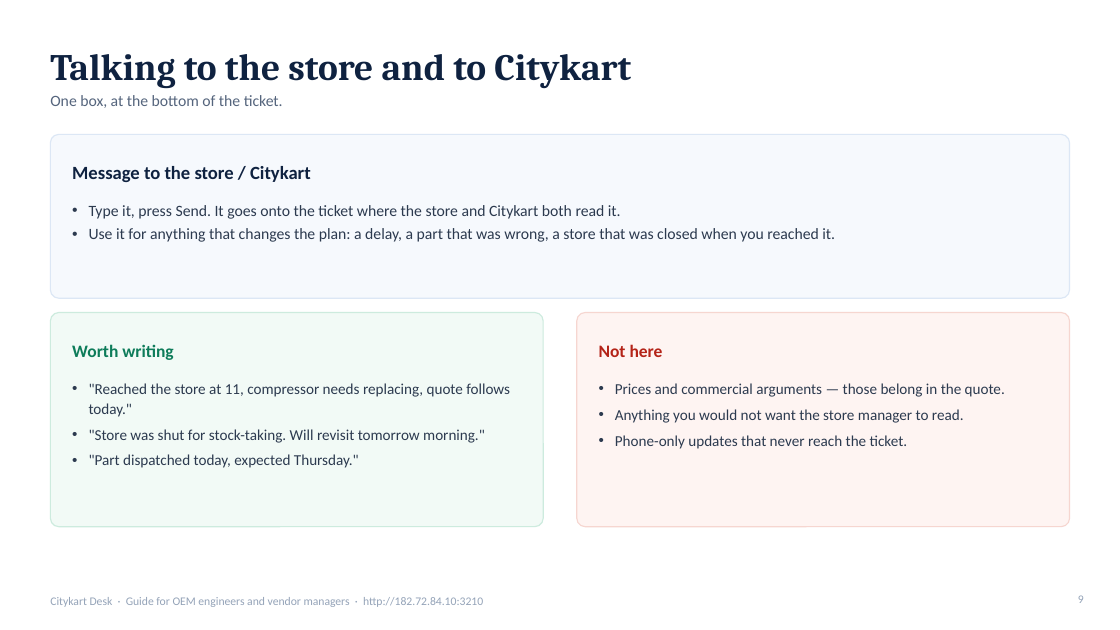
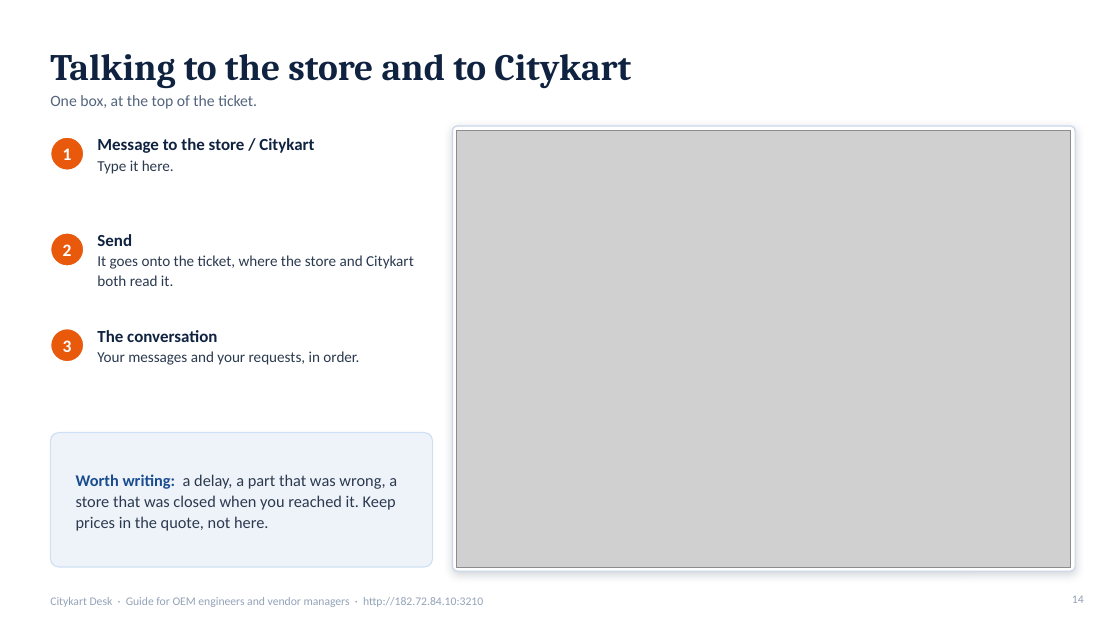
Before and after one commit to kumarsuraj84/Citykartdesk, a slide deck: slide 14 of docs/guides/CKDesk-Guide-for-Vendors.pptx (slide 9 before the commit). Drawn at 1120x630 pixels with LibreOffice and Linux fonts; fonts in the diff are those of the drawing; grey boxes stand for pictures. Boxes give left, top, right and bottom in pixels: in the first picture for what was removed or moved away, otherwise in the second. Text is boxed around its words. In the diff, an @@ line names an element or a change of style, - is before the commit and + after.

```diff
--- a/docs/guides/CKDesk-Guide-for-Vendors.pptx
+++ b/docs/guides/CKDesk-Guide-for-Vendors.pptx
@@ text at (x1=50, y1=95, x2=257, y2=109): text changed @@
-One box, at the bottom of the ticket.
+One box, at the top of the ticket.
@@ rounded rectangle removed at (x1=50, y1=134, x2=1070, y2=298) @@
@@ ellipse added at (x1=50, y1=137, x2=84, y2=171), fill #E8590C, outline #FFFFFF 1.5 pt @@
@@ text added at (x1=63, y1=148, x2=72, y2=160), 15 pt, text #FFFFFF, bold @@
+1
@@ text at (x1=97, y1=138, x2=314, y2=153): size 16 to 14.5 pt in "Message to the store / Citykart"; line spacing 1 to 17pt @@
@@ text "Message to the store / ..." moved from (x1=72, y1=166, x2=311, y2=182) to (x1=97, y1=138, x2=314, y2=174) @@
@@ text "Message to the store / ..." at (x1=97, y1=138, x2=314, y2=174): vertical alignment middle to top @@
@@ rounded rectangle added at (x1=453, y1=126, x2=1075, y2=571), fill #FFFFFF, outline #C9D6E8 1 pt @@
@@ picture added at (x1=457, y1=130, x2=1071, y2=567) @@
@@ text at (x1=97, y1=160, x2=174, y2=174): paragraph added @@
+Type it here.
@@ text removed at (x1=89, y1=205, x2=835, y2=242) @@
-• Type it, press Send. It goes onto the ticket where the store and Citykart both read it.
-• Use it for anything that changes the plan: a delay, a part that was wrong, a store that was closed when you reached it.
@@ ellipse added at (x1=50, y1=233, x2=84, y2=266), fill #E8590C, outline #FFFFFF 1.5 pt @@
@@ text at (x1=97, y1=234, x2=414, y2=286): text changed @@
-• "Reached the store at 11, compressor needs replacing, quote follows today."
-• "Store was shut for stock-taking. Will revisit tomorrow morning."
-• "Part dispatched today, expected Thursday."
+Send
+It goes onto the ticket, where the store and Citykart both read it.
@@ text added at (x1=63, y1=244, x2=72, y2=256), 15 pt, text #FFFFFF, bold @@
+2
@@ rounded rectangle removed at (x1=50, y1=313, x2=544, y2=527) @@
@@ ellipse added at (x1=50, y1=329, x2=84, y2=362), fill #E8590C, outline #FFFFFF 1.5 pt @@
@@ rounded rectangle removed at (x1=577, y1=313, x2=1070, y2=527) @@
@@ text added at (x1=63, y1=340, x2=72, y2=352), 15 pt, text #FFFFFF, bold @@
+3
@@ text removed at (x1=72, y1=344, x2=173, y2=360) @@
-Worth writing
@@ text at (x1=97, y1=330, x2=359, y2=365): text changed @@
-• Prices and commercial arguments — those belong in the quote.
-• Anything you would not want the store manager to read.
-• Phone-only updates that never reach the ticket.
+The conversation
+Your messages and your requests, in order.
@@ text removed at (x1=599, y1=344, x2=663, y2=357) @@
-Not here
@@ rounded rectangle added at (x1=50, y1=433, x2=433, y2=567), fill #EEF3FA, outline #CFE0F4 1 pt @@
@@ text added at (x1=76, y1=474, x2=397, y2=531), 14 pt, text #2C3A4F @@
+Worth writing: a delay, a part that was wrong, a store that was closed when you reached it. Keep prices in the quote, not here.
@@ page number at (x1=1072, y1=596, x2=1084, y2=603): text changed @@
-9
+14
```
Also in this commit, not shown: 5 other slides changed, 8 slides added, 2 slides removed, 2 other files.
